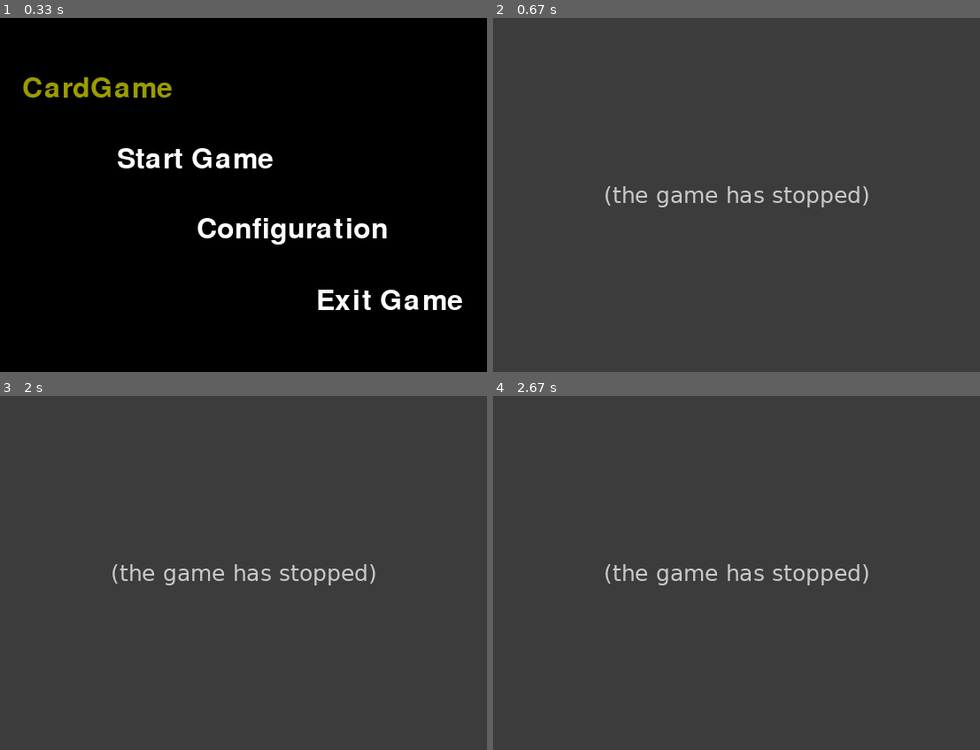
Above: before the commit, frames 1-4 (two rows, left to right).
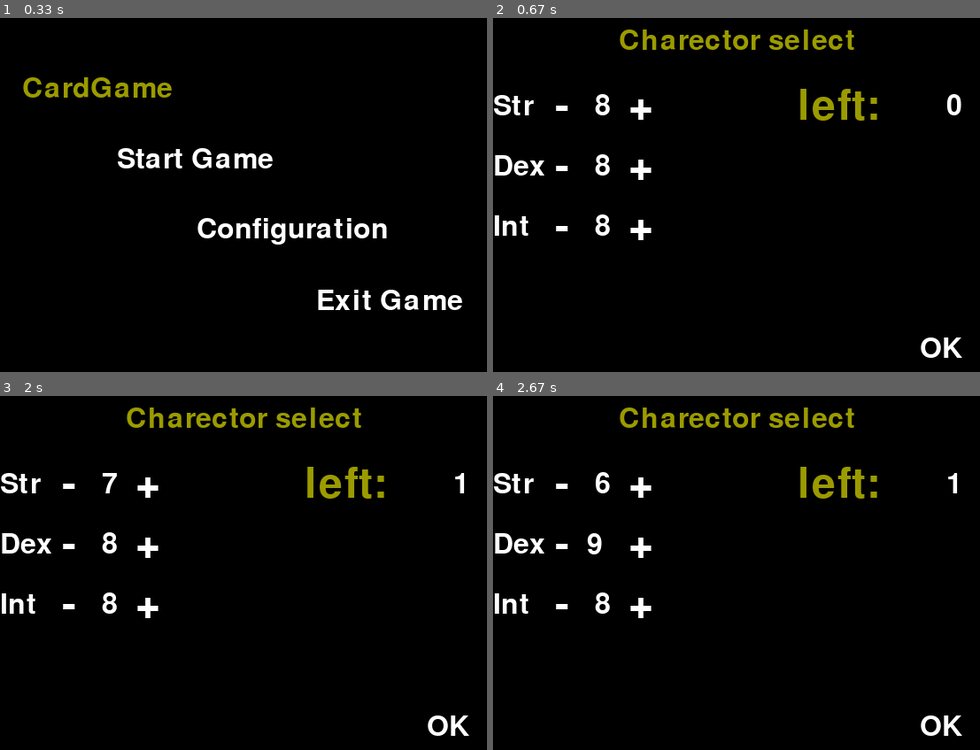
Above: after the commit, the same moments.

Repository: Leteno/learn-pygame
Game: pygame game, started from card-game/main.py
Two runs of this game, one before a commit and one after it. Both use one fixed random seed, a clock stepped at 60 frames per second and the inputs below.
Inputs (mouse positions are in pixels of both pictures, inside the frame that each line leads up to):
- Up to frame 1 (0.33 s): no input
- Up to frame 2 (0.67 s): click "Start Game" at 0.38 s
- Up to frame 3 (2 s): press the mouse at (68, 544) at 0.7 s; move the mouse to (68, 551) at 0.8 s; release the mouse at (68, 562) at 0.93 s; press the mouse at (146, 544) at 1.03 s; move the mouse to (155, 502) at 1.13 s; release the mouse at (165, 456) at 1.27 s; press the mouse at (448, 728) at 1.37 s; move the mouse to (321, 679) at 1.47 s; release the mouse at (194, 629) at 1.6 s; press the mouse at (68, 484) at 1.7 s; move the mouse to (150, 551) at 1.8 s; release the mouse at (238, 622) at 1.93 s
- Up to frame 4 (2.67 s): press the mouse at (639, 544) at 2.03 s; move the mouse to (707, 626) at 2.13 s; release the mouse at (770, 707) at 2.27 s; click (556, 488) at 2.38 s

Frame 1 is identical in both runs. In frame 2, 100% of the frame differs, in the area x 0-100%, y 0-100%; in frame 3, 100%; in frame 4, 100%.
Before the commit the program exited at 0.43 s; later frames show no game.

Commit message:
(functional) Add charector select scene

Diff:
--- a/card-game/gamestate.py
+++ b/card-game/gamestate.py
@@ -2,14 +2,13 @@
 
 WELCOME='welcome'
 CONFIG='config'
-CHARACTER='charecter'
 MAP='map'
 GAME='game'
 EXIT='exit'
 
 FPS=30
 
-class man :
+class charector :
     PLAYER = 'player'
     ANIMAL = 'animal'
     def __init__(self, species, str=1, dex=1, int=1, snum=1, dnum=1, inum=1):
@@ -42,3 +41,18 @@
     def __str__(self):
         return 'class man str: {}, dex: {}, int: {}, snum: {}, dnum: {}, inum: {}, species: {}'.format(
             self.str, self.dex, self.int, self.snum, self.dnum, self.inum, self.species)
+
+class config :
+    def __init__(self):
+        self.sound = 4
+        self.difficulty = 1
+
+class game_data :
+    def __init__(self):
+        self.user = charector(charector.PLAYER)
+        self.level = 0
+        self.score = 0
+        self.config = config()
+
+    def reset(self):
+        delattr(self.user, 'init')
--- a/card-game/main.py
+++ b/card-game/main.py
@@ -5,6 +5,7 @@
 
 from gamestate import *
 from scene import welcome_scene, config_scene
+from scene.game import game_scene
 
 WINDOWWIDTH = 550
 WINDOWHEIGHT = 400
@@ -13,14 +14,17 @@
     pygame.init()
     DISPLAYSURF = pygame.display.set_mode((WINDOWWIDTH, WINDOWHEIGHT))
     FPSCLOCK = pygame.time.Clock()
+    DATA = game_data()
     pygame.display.set_caption('Card Game')
 
     gameState = WELCOME
     while True:
         if gameState == WELCOME :
-            gameState = welcome_scene.runGame(DISPLAYSURF, FPSCLOCK)
+            gameState = welcome_scene.runGame(DISPLAYSURF, FPSCLOCK, DATA)
         elif gameState == CONFIG :
-            gameState = config_scene.runGame(DISPLAYSURF, FPSCLOCK)
+            gameState = config_scene.runGame(DISPLAYSURF, FPSCLOCK, DATA)
+        elif gameState == GAME :
+            gameState = game_scene.runGame(DISPLAYSURF, FPSCLOCK, DATA)
         else :
             print('game loop ends up here')
             break
--- /dev/null
+++ b/card-game/record.py
@@ -0,0 +1,5 @@
+
+from datetime import datetime
+
+def record(msg):
+    print(datetime.now(), msg)
--- a/card-game/scene/config_scene.py
+++ b/card-game/scene/config_scene.py
@@ -7,7 +7,7 @@
 from util import *
 import color
 
-def runGame(surface, clock):
+def runGame(surface, clock, data):
     print('showing config scene')
     w = surface.get_width()
     h = surface.get_height()
--- /dev/null
+++ b/card-game/scene/game/charector_select_scene.py
@@ -0,0 +1,130 @@
+
+import pygame
+from pygame.locals import *
+
+from gamestate import FPS
+from util import *
+import color
+
+def show(surface, clock, data):
+    print('showing charector select scene')
+    w = surface.get_width()
+    h = surface.get_height()
+    half_w = int(w / 2)
+
+    font = pygame.font.Font('freesansbold.ttf', 32)
+    biggerFont = pygame.font.Font('freesansbold.ttf', 48)
+    titleSurf = font.render('Charector select', 1, color.YELLOW)
+    titleRect = titleSurf.get_rect()
+    okSurf = font.render('OK', 1, color.WHITE)
+    okRect = okSurf.get_rect()
+    okSurfHover = font.render('OK', 1, color.YELLOW)
+    titleRect.center = (half_w, int(titleRect.height / 2) + 10)
+    okRect.center = (w - int(okRect.width / 2) - 20, h - int(okRect.height / 2) - 10)
+    okButton = okSurf
+
+    minusLabel = biggerFont.render('-', 1, color.WHITE)
+    minusRect = minusLabel.get_rect()
+    plusLabel = biggerFont.render('+', 1, color.WHITE)
+    plusRect = plusLabel.get_rect()
+
+    label_h = minusRect.height + 20
+    start = (0, 100)
+    array = [[(start[0], start[1]), font.render('Str', 1, color.WHITE), 8,],
+             [(start[0], start[1] + label_h), font.render('Dex', 1, color.WHITE), 8,],
+             [(start[0], start[1] + label_h * 2), font.render('Int', 1, color.WHITE), 8,]]
+
+    labelSurfIndex = 1
+    numIndex = 2
+
+    remain = 0
+    for a in array :
+        num = a[numIndex]
+        a.append(get_num_surface(font, num))
+
+    numSurfIndex = numIndex + 1
+
+    leftLabel = biggerFont.render('left: ', 1, color.YELLOW)
+    leftRect = leftLabel.get_rect()
+    leftRect.right = w -  100;
+    leftRect.centery = start[1]
+    leftNumLabel = get_num_surface(font, remain);
+    leftNumRect = leftNumLabel.get_rect()
+    leftNumRect.right = w - 20;
+    leftNumRect.centery = start[1]
+
+    labelRectIndex = numSurfIndex + 1
+    minusRectIndex = numSurfIndex + 2
+    numRectIndex = numSurfIndex + 3
+    plusRectIndex = numSurfIndex + 4
+
+    for a in array :
+        startX, startY = a[0][0], a[0][1]
+        label = a[labelSurfIndex]
+        lrect = label.get_rect()
+        lrect.left, lrect.centery = startX, startY
+        a.append(Rect(lrect))
+        startX = startX + 70
+        minusRect.left, minusRect.centery = startX, startY
+        a.append(Rect(minusRect))
+        startX = startX + minusRect.width + 20
+        numsurf = a[numSurfIndex]
+        numrect = numsurf.get_rect()
+        numrect.left, numrect.centery = startX, startY
+        a.append(Rect(numrect))
+        startX = startX + numrect.width + 20
+        plusRect.left, plusRect.centery = startX, startY
+        a.append(Rect(plusRect))
+
+    while True :
+        checkForQuit()
+        for event in pygame.event.get():
+            if event.type == MOUSEBUTTONUP:
+                if okRect.collidepoint(event.pos):
+                    print('click on ok btn')
+                    data.user.str = array[0][numIndex]
+                    data.user.dex = array[1][numIndex]
+                    data.user.int = array[2][numIndex]
+                    data.user.init = True
+                    return
+
+            elif event.type == MOUSEBUTTONDOWN:
+                for a in array:
+                    if a[minusRectIndex].collidepoint(event.pos) and a[numIndex] > 0:
+                        a[numIndex] -= 1
+                        remain += 1
+                        a[numSurfIndex] = get_num_surface(font, a[numIndex])
+                        leftNumLabel = get_num_surface(font, remain)
+                    elif a[plusRectIndex].collidepoint(event.pos) and remain > 0:
+                        a[numIndex] += 1
+                        remain -= 1
+                        a[numSurfIndex] = get_num_surface(font, a[numIndex])
+                        leftNumLabel = get_num_surface(font, remain)
+
+            elif event.type == MOUSEMOTION:
+                if okRect.collidepoint(event.pos):
+                    okButton = okSurfHover
+                else :
+                    okButton = okSurf
+
+        surface.fill(color.MAINCOLOR)
+        surface.blit(titleSurf, titleRect)
+        surface.blit(okButton, okRect)
+        surface.blit(leftLabel, leftRect)
+        surface.blit(leftNumLabel, leftNumRect)
+
+        for a in array :
+            surface.blit(a[labelSurfIndex], a[labelRectIndex])
+            surface.blit(minusLabel, a[minusRectIndex])
+            surface.blit(a[numSurfIndex], a[numRectIndex])
+            surface.blit(plusLabel, a[plusRectIndex])
+
+        pygame.display.update()
+        clock.tick(FPS)
+
+
+def get_num_surface(font, num):
+    s = '' + str(num)
+    if num < 9 :
+        s = ' ' + str(num)
+    return font.render(s, 1, color.WHITE)
--- /dev/null
+++ b/card-game/scene/game/game_scene.py
@@ -0,0 +1,12 @@
+
+from scene.game import charector_select_scene
+from record import *
+
+def runGame(surface, fpsclock, data) :
+    if not hasattr(data.user, 'init') :
+        charector_select_scene.show(surface, fpsclock, data)
+
+    record(data)
+    record(data.user)
+
+    print("game_scene is done\n")
--- a/card-game/scene/welcome_scene.py
+++ b/card-game/scene/welcome_scene.py
@@ -3,11 +3,11 @@
 import pygame
 from pygame.locals import *
 
-from gamestate import WELCOME, CONFIG, CHARACTER, EXIT, FPS
+from gamestate import WELCOME, CONFIG, GAME, EXIT, FPS
 from util import *
 import color
 
-def runGame(surface, clock):
+def runGame(surface, clock, data):
     print('showing welcome scene')
     w = surface.get_width()
     h = surface.get_height()
@@ -39,7 +39,7 @@
             if event.type == MOUSEBUTTONUP:
                 if startGameRect.collidepoint(event.pos) :
                     print('click on start game')
-                    return CHARACTER
+                    return GAME
                 elif configRect.collidepoint(event.pos) :
                     print('click on config')
                     return CONFIG
